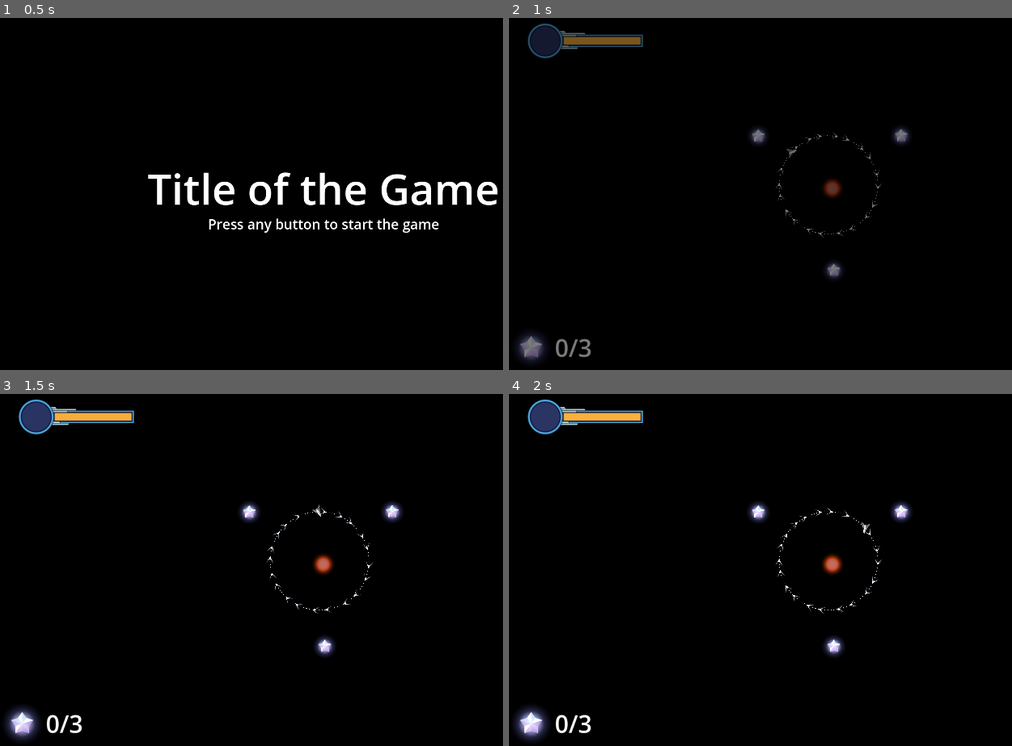
Above: before the commit, frames 1-4 (two rows, left to right).
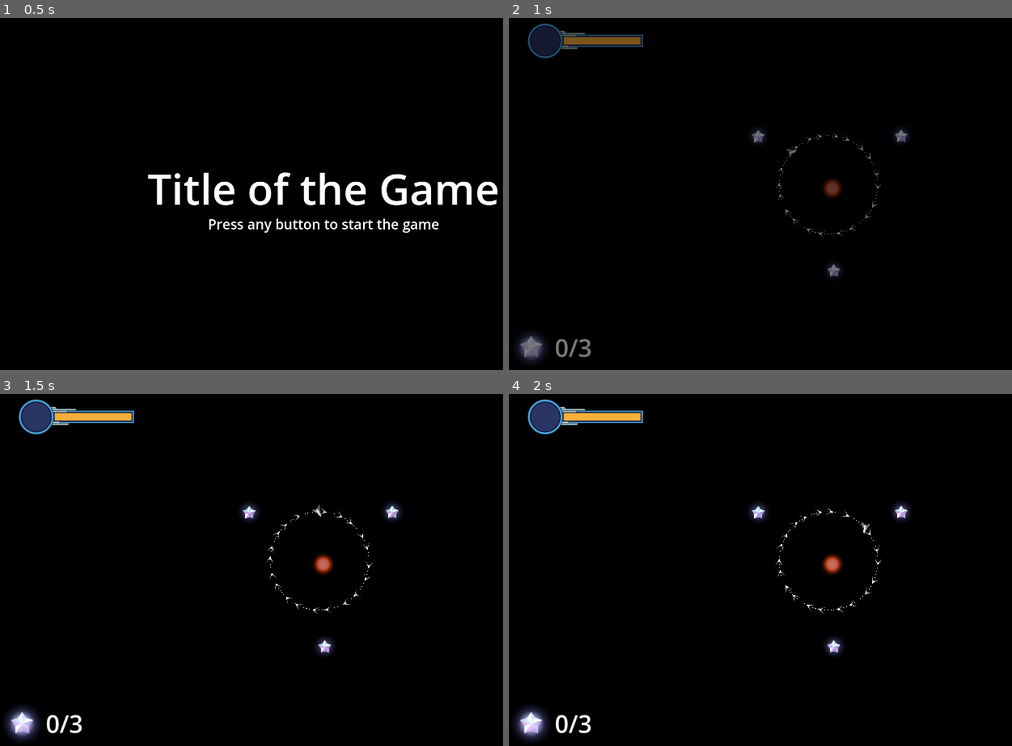
Above: after the commit, the same moments.

Repository: revanj/AstronautAndOrbit
Game: Godot game, scene res://TitleScene.tscn
Same seed, same stepped clock (60 frames per second), same inputs: the game is played once before the commit and once after it. The engine's default icon, where the game draws it, is replaced by a stand-in: a white triangle on a blue panel in a dark square.
Inputs (mouse positions are in pixels of both pictures, inside the frame that each line leads up to):
- Up to frame 1 (0.5 s): no input
- Up to frame 2 (1 s): tap Enter at 0.5 s; move the mouse to (976, 169) at 0.52 s; hold D (thruster_right_turn) from 0.53 s (still down); click (976, 169) at 0.67 s; click (976, 169) at 0.77 s
- Up to frame 3 (1.5 s): release D (thruster_right_turn) at 1.25 s; drag from (196, 584) to (321, 562) at 1.27 s
- Up to frame 4 (2 s): no input

Frame 1 is identical in both runs. In frame 2, 0.1% of the frame differs, in the area x 48-80%, y 31-74%; in frame 3, 0.2%; in frame 4, 0.3%.

Commit message:
less bright crystals

Diff:
--- a/EnergyStar.tscn
+++ b/EnergyStar.tscn
@@ -1,7 +1,8 @@
-[gd_scene load_steps=4 format=3 uid="uid://co8brsgf1hgks"]
+[gd_scene load_steps=5 format=3 uid="uid://co8brsgf1hgks"]
 
-[ext_resource type="Texture2D" uid="uid://b0v12hvi7arcb" path="res://Art/EnergyStar.png" id="1_7slta"]
 [ext_resource type="Script" path="res://EnergyCrystal.gd" id="1_8l351"]
+[ext_resource type="Texture2D" uid="uid://dq7wwpq7xgpaq" path="res://Art/EnergyStar2.png" id="2_6kxlj"]
+[ext_resource type="Texture2D" uid="uid://c67pm3xjdfq50" path="res://Art/EnergyStarGlow.png" id="2_42wld"]
 
 [sub_resource type="CircleShape2D" id="CircleShape2D_tdw1y"]
 radius = 132.921
@@ -11,10 +12,15 @@
 scale = Vector2(0.159592, 0.159592)
 script = ExtResource("1_8l351")
 
+[node name="EnergyStarSprite2" type="Sprite2D" parent="."]
+modulate = Color(1, 1, 1, 0.658824)
+texture = ExtResource("2_42wld")
+
 [node name="EnergyStarSprite" type="Sprite2D" parent="."]
-texture = ExtResource("1_7slta")
+texture = ExtResource("2_6kxlj")
 
 [node name="CollisionShape2D" type="CollisionShape2D" parent="."]
+visible = false
 shape = SubResource("CircleShape2D_tdw1y")
 
 [connection signal="body_entered" from="." to="." method="_on_body_entered"]
Binary file added: Art/EnergyStar2.png
Not shown, added: Art/EnergyStar2.png.import
Binary file added: Art/EnergyStarGlow.png
Not shown, added: Art/EnergyStarGlow.png.import
